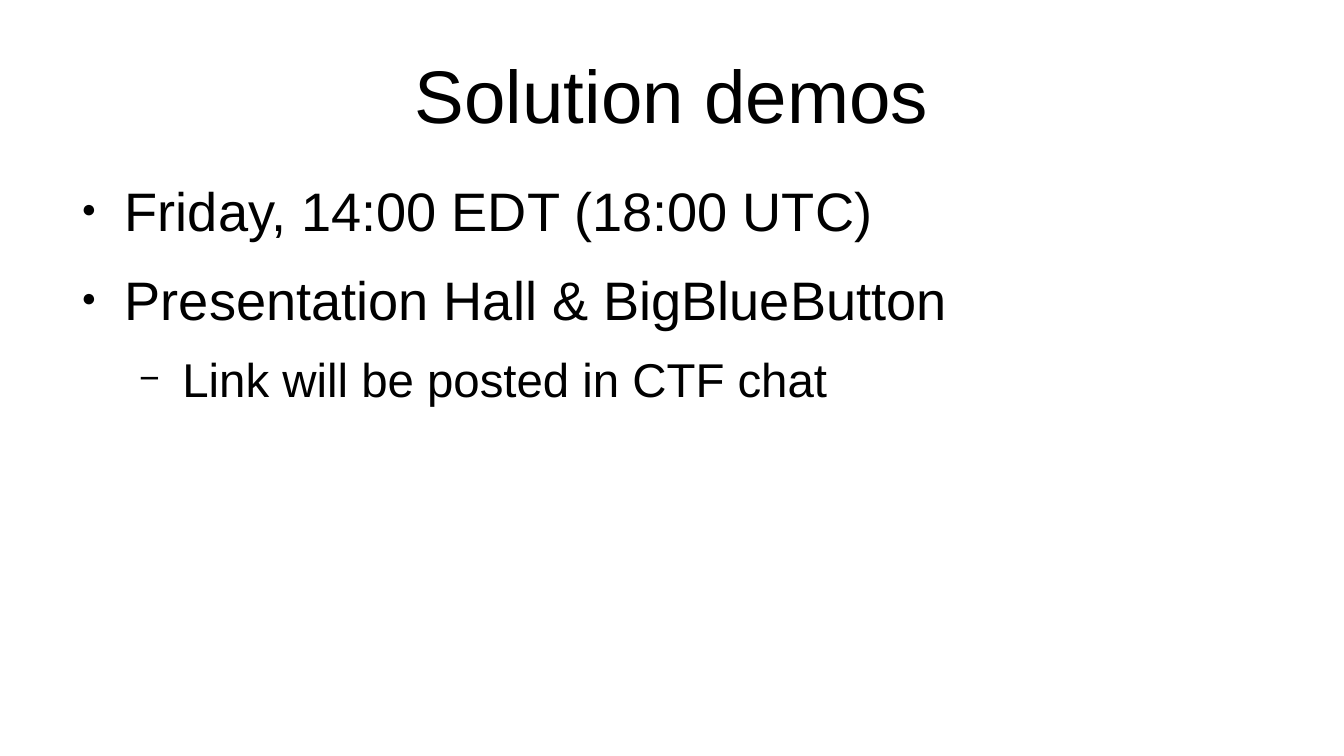
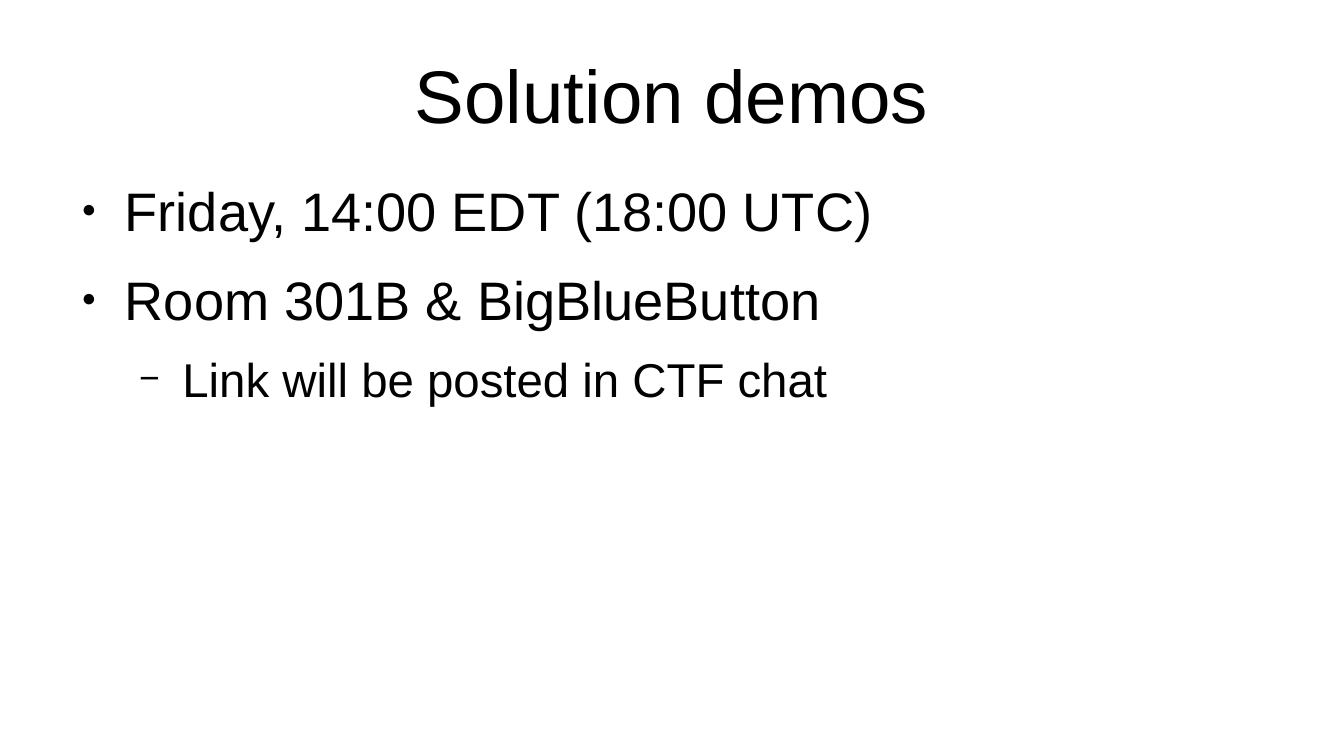
Before and after one commit to argilo/grcon24, a slide deck: slide 7 of presentation/results.odp. Drawn at 1344x756 pixels with LibreOffice and Linux fonts; fonts in the diff are those of the drawing. Boxes give left, top, right and bottom in pixels: in the first picture for what was removed or moved away, otherwise in the second. Text is boxed around its words. In the diff, an @@ line names an element or a change of style, - is before the commit and + after.

```diff
--- a/presentation/results.odp
+++ b/presentation/results.odp
@@ text at box(125, 280, 820, 329): text changed @@
-● Presentation Hall & BigBlueButton
+● Room 301B & BigBlueButton
```
Also in this commit, not shown: 5 other slides changed.
